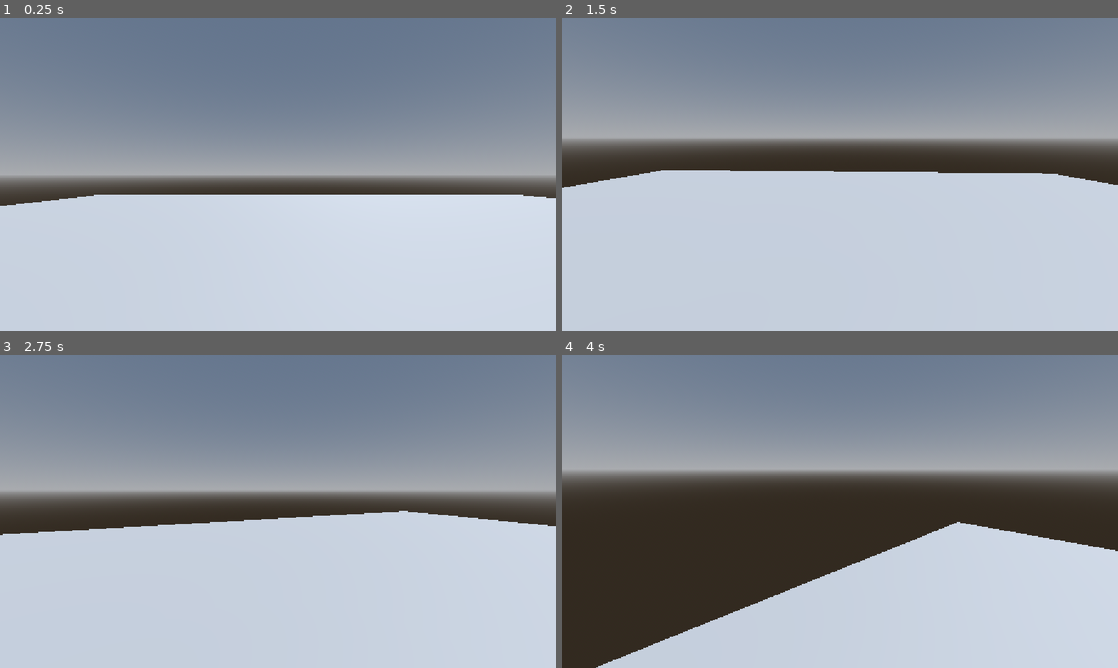
Above: before the commit, frames 1-4 (two rows, left to right).
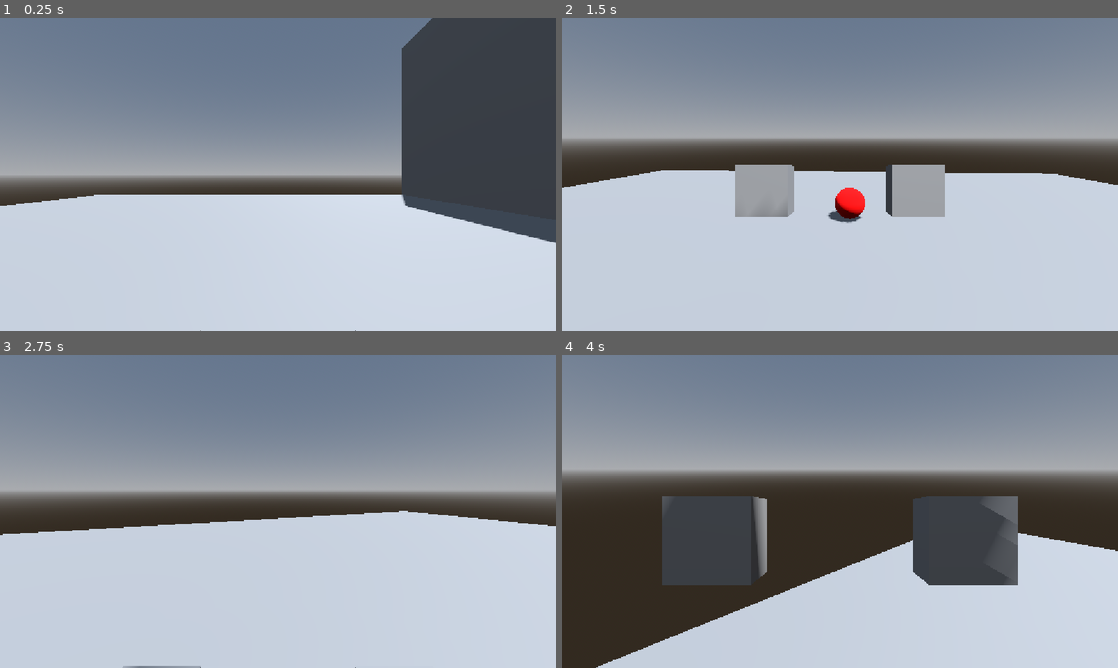
Above: after the commit, the same moments.

Repository: Kasairoo/DervilBallHackclubHaven
Game: Godot game, scene res://Test Dump/base_scene.tscn
Two runs of this game, one before a commit and one after it. Both use one fixed random seed, a clock stepped at 60 frames per second and the inputs below.
Inputs (mouse positions are in pixels of both pictures, inside the frame that each line leads up to):
- Up to frame 1 (0.25 s): no input
- Up to frame 2 (1.5 s): tap Enter (ui_accept) at 0.5, 0.77 s; move the mouse to (962, 158) at 0.52 s; hold D (PlayerRight) 0.53-1.28 s; click (962, 158) at 0.6 s; move the mouse to (812, 174) at 1.27 s; hold W (PlayerForward) from 1.28 s (still down); click (812, 174) at 1.35 s
- Up to frame 3 (2.75 s): keep holding W (PlayerForward); tap Enter (ui_accept) at 1.52 s; move the mouse to (289, 505) at 2.02 s; click (289, 505) at 2.1 s
- Up to frame 4 (4 s): keep holding W (PlayerForward); move the mouse to (834, 517) at 2.77 s; click (834, 517) at 2.85 s; tap Enter (ui_accept) at 3.02, 3.77 s; move the mouse to (878, 514) at 3.52 s; click (878, 514) at 3.6 s

The runs differ from the first frame. In frame 1, 17% of the frame differs, in the area x 36-100%, y 0-100%; in frame 2, 4.1%; in frame 3, less than 0.1%; in frame 4, 10%.

Commit message:
Pushing Added
You can now push the ball and stuff, all cool all very nice.

Diff:
--- a/devil-ball-hackclub-haven/Objects/Player/PlayerController.gd
+++ b/devil-ball-hackclub-haven/Objects/Player/PlayerController.gd
@@ -4,11 +4,19 @@
 const SPEED = 5.0
 const JUMP_VELOCITY = 4.5
 
+@export var Pusher : GamePusher
+
 var CoyoteTime = 0.0
 var JumpBuffer = 0.0
-
+var PushDelay = 0.0
 
 func _physics_process(delta: float) -> void:
+
+	PushDelay -= delta
+
+	if Input.is_action_just_pressed("PlayerClick") and PushDelay < 0.05:
+		PushDelay = 0.5
+		Pusher.Trigger()
 
 	CoyoteTime -= delta
 	JumpBuffer -= delta
--- a/devil-ball-hackclub-haven/Objects/Player/player.tscn
+++ b/devil-ball-hackclub-haven/Objects/Player/player.tscn
@@ -2,6 +2,7 @@
 
 [ext_resource type="Script" uid="uid://df413gho3k842" path="res://Objects/Player/camera.gd" id="1_156m4"]
 [ext_resource type="Script" uid="uid://2eamdd6mlclp" path="res://Objects/Player/PlayerController.gd" id="1_yw17q"]
+[ext_resource type="PackedScene" uid="uid://mb4qhfti3lx6" path="res://Objects/Player/pushinator.tscn" id="3_l2ya6"]
 
 [sub_resource type="CapsuleShape3D" id="CapsuleShape3D_lxh4r"]
 radius = 0.3701172
@@ -10,8 +11,9 @@
 
 [node name="Player" type="Node3D" unique_id=1311379251]
 
-[node name="PlayerBody" type="CharacterBody3D" parent="." unique_id=386292148]
+[node name="PlayerBody" type="CharacterBody3D" parent="." unique_id=386292148 node_paths=PackedStringArray("Pusher")]
 script = ExtResource("1_yw17q")
+Pusher = NodePath("Camera/Pushinator")
 
 [node name="PlayerCollision" type="CollisionShape3D" parent="PlayerBody" unique_id=990403426]
 shape = SubResource("CapsuleShape3D_lxh4r")
@@ -24,3 +26,5 @@
 script = ExtResource("1_156m4")
 XPivot = NodePath("..")
 YPivot = NodePath(".")
+
+[node name="Pushinator" parent="PlayerBody/Camera" unique_id=1541510130 instance=ExtResource("3_l2ya6")]
--- /dev/null
+++ b/devil-ball-hackclub-haven/Objects/Player/pushinator.gd
@@ -0,0 +1,27 @@
+extends Node3D
+
+class_name GamePusher
+
+@export var CollisionBox : ShapeCast3D
+
+var PushBuffer = 0.0
+var PushedList : Array
+
+func _process(delta: float) -> void:
+	PushBuffer -= delta
+	if PushBuffer > 0.0:
+		if CollisionBox.is_colliding():
+			for i in range(CollisionBox.get_collision_count()):
+				var Target = CollisionBox.get_collider(i)
+				print(Target)
+				if Target is RigidBody3D and !PushedList.has(Target):
+					PushedList.append(Target)
+					Target.linear_velocity = global_basis.z * -12
+					Target.linear_velocity.y += 5
+
+func Trigger():
+	$AnimationPlayer.play("RESET")
+	$AnimationPlayer.play("Push")
+
+	PushedList.clear()
+	PushBuffer = 0.15
--- /dev/null
+++ b/devil-ball-hackclub-haven/Objects/Player/pushinator.tscn
@@ -0,0 +1,90 @@
+[gd_scene format=3 uid="uid://mb4qhfti3lx6"]
+
+[ext_resource type="Script" uid="uid://bg0u0j8wrmjgg" path="res://Objects/Player/pushinator.gd" id="1_s5rq6"]
+
+[sub_resource type="BoxMesh" id="BoxMesh_lxh4r"]
+size = Vector3(0.2, 0.2, 0.1)
+
+[sub_resource type="Animation" id="Animation_lf388"]
+resource_name = "Push"
+step = 0.1
+tracks/0/type = "value"
+tracks/0/imported = false
+tracks/0/enabled = true
+tracks/0/path = NodePath("Left Arm:position")
+tracks/0/interp = 2
+tracks/0/loop_wrap = true
+tracks/0/keys = {
+"times": PackedFloat32Array(2.9802322e-08, 0.099999994, 0.4, 0.6),
+"transitions": PackedFloat32Array(1, 1, 1, 1),
+"update": 0,
+"values": [Vector3(-0.3, -0.1, -0.478), Vector3(-0.3, -0.06625247, -0.8), Vector3(-0.3, -0.1, -0.478), Vector3(-0.3, -0.5007762, -0.4783746)]
+}
+tracks/1/type = "value"
+tracks/1/imported = false
+tracks/1/enabled = true
+tracks/1/path = NodePath("Right Arm:position")
+tracks/1/interp = 2
+tracks/1/loop_wrap = true
+tracks/1/keys = {
+"times": PackedFloat32Array(0, 0.099999994, 0.39999998, 0.6),
+"transitions": PackedFloat32Array(1, 1, 1, 1),
+"update": 0,
+"values": [Vector3(0.3, -0.1, -0.478), Vector3(0.3, -0.06625247, -0.8), Vector3(0.3, -0.1, -0.478), Vector3(0.3, -0.5007762, -0.4783746)]
+}
+
+[sub_resource type="Animation" id="Animation_s5rq6"]
+length = 0.001
+tracks/0/type = "value"
+tracks/0/imported = false
+tracks/0/enabled = true
+tracks/0/path = NodePath("Left Arm:position")
+tracks/0/interp = 1
+tracks/0/loop_wrap = true
+tracks/0/keys = {
+"times": PackedFloat32Array(0),
+"transitions": PackedFloat32Array(1),
+"update": 0,
+"values": [Vector3(-0.3, -0.5007762, -0.4783746)]
+}
+tracks/1/type = "value"
+tracks/1/imported = false
+tracks/1/enabled = true
+tracks/1/path = NodePath("Right Arm:position")
+tracks/1/interp = 1
+tracks/1/loop_wrap = true
+tracks/1/keys = {
+"times": PackedFloat32Array(0),
+"transitions": PackedFloat32Array(1),
+"update": 0,
+"values": [Vector3(0.3, -0.5007762, -0.4783746)]
+}
+
+[sub_resource type="AnimationLibrary" id="AnimationLibrary_q0tre"]
+_data = {
+&"Push": SubResource("Animation_lf388"),
+&"RESET": SubResource("Animation_s5rq6")
+}
+
+[sub_resource type="BoxShape3D" id="BoxShape3D_lxh4r"]
+size = Vector3(1, 2, 1)
+
+[node name="Pushinator" type="Node3D" unique_id=1541510130 node_paths=PackedStringArray("CollisionBox")]
+script = ExtResource("1_s5rq6")
+CollisionBox = NodePath("CollisionBox")
+
+[node name="Right Arm" type="MeshInstance3D" parent="." unique_id=1819271286]
+transform = Transform3D(1, 0, 0, 0, 1, 0, 0, 0, 1, 0.3, -0.5007762, -0.4783746)
+mesh = SubResource("BoxMesh_lxh4r")
+
+[node name="Left Arm" type="MeshInstance3D" parent="." unique_id=573867326]
+transform = Transform3D(1, 0, 0, 0, 1, 0, 0, 0, 1, -0.3, -0.5007762, -0.4783746)
+mesh = SubResource("BoxMesh_lxh4r")
+
+[node name="AnimationPlayer" type="AnimationPlayer" parent="." unique_id=80546250]
+libraries/ = SubResource("AnimationLibrary_q0tre")
+
+[node name="CollisionBox" type="ShapeCast3D" parent="." unique_id=1216888095]
+transform = Transform3D(1, 0, 0, 0, 1, 0, 0, 0, 1, 0, 0, -0.88553)
+shape = SubResource("BoxShape3D_lxh4r")
+target_position = Vector3(0, 0, 0)
--- a/devil-ball-hackclub-haven/Test Dump/base_scene.tscn
+++ b/devil-ball-hackclub-haven/Test Dump/base_scene.tscn
@@ -1,6 +1,7 @@
 [gd_scene format=3 uid="uid://yir4lm4fnf0i"]
 
 [ext_resource type="PackedScene" uid="uid://bmk4cssn4j87d" path="res://Objects/Player/player.tscn" id="1_36rt7"]
+[ext_resource type="PackedScene" uid="uid://btfa7bwad2bnp" path="res://Test Dump/test_ball.tscn" id="2_mg2k8"]
 
 [sub_resource type="ProceduralSkyMaterial" id="ProceduralSkyMaterial_36rt7"]
 sky_horizon_color = Color(0.66224277, 0.6717428, 0.6867428, 1)
@@ -29,5 +30,12 @@
 transform = Transform3D(1, 0, 0, 0, 1, 0, 0, 0, 1, 0, -1.8271171, 0)
 size = Vector3(30, 1, 30)
 
+[node name="CSGBox3D2" type="CSGBox3D" parent="CSGCombiner3D" unique_id=1835488853]
+transform = Transform3D(1, 0, 0, 0, 1, 0, 0, 0, 1, 10.914124, 3.8529062, 0)
+size = Vector3(8.171753, 10.724182, 30)
+
 [node name="Player" parent="." unique_id=1311379251 instance=ExtResource("1_36rt7")]
 transform = Transform3D(1, 0, 0, 0, 1, 0, 0, 0, 1, -2.1306024, -1.1920929e-07, -0.30080104)
+
+[node name="TestBall" parent="." unique_id=312142065 instance=ExtResource("2_mg2k8")]
+transform = Transform3D(1, 0, 0, 0, 1, 0, 0, 0, 1, -5.820137, -0.8271172, -0.19320536)
--- /dev/null
+++ b/devil-ball-hackclub-haven/Test Dump/test_ball.gd
@@ -0,0 +1 @@
+extends RigidBody3D
--- /dev/null
+++ b/devil-ball-hackclub-haven/Test Dump/test_ball.tscn
@@ -0,0 +1,25 @@
+[gd_scene format=3 uid="uid://btfa7bwad2bnp"]
+
+[ext_resource type="Script" uid="uid://dyn63rmn0efm1" path="res://Test Dump/test_ball.gd" id="1_80swg"]
+
+[sub_resource type="PhysicsMaterial" id="PhysicsMaterial_80swg"]
+bounce = 0.49
+
+[sub_resource type="StandardMaterial3D" id="StandardMaterial3D_s5rq6"]
+albedo_color = Color(1, 0, 0, 1)
+
+[sub_resource type="SphereMesh" id="SphereMesh_lxh4r"]
+material = SubResource("StandardMaterial3D_s5rq6")
+
+[sub_resource type="SphereShape3D" id="SphereShape3D_xdrwm"]
+
+[node name="TestBall" type="RigidBody3D" unique_id=312142065]
+physics_material_override = SubResource("PhysicsMaterial_80swg")
+center_of_mass_mode = 1
+script = ExtResource("1_80swg")
+
+[node name="MeshInstance3D" type="MeshInstance3D" parent="." unique_id=851565538]
+mesh = SubResource("SphereMesh_lxh4r")
+
+[node name="CollisionShape3D" type="CollisionShape3D" parent="." unique_id=278712089]
+shape = SubResource("SphereShape3D_xdrwm")
--- a/devil-ball-hackclub-haven/project.godot
+++ b/devil-ball-hackclub-haven/project.godot
@@ -52,6 +52,12 @@
 "events": [Object(InputEventKey,"resource_local_to_scene":false,"resource_name":"","device":-1,"window_id":0,"alt_press …(191 unchanged characters)…
 ]
 }
+PlayerClick={
+"deadzone": 0.2,
+"events": [Object(InputEventMouseButton,"resource_local_to_scene":false,"resource_name":"","device":-1,"window_id":0,"alt_pressed":false,"shift_pressed":false,"ctrl_pressed":false,"meta_pressed":false,"button_mask":0,"position":Vector2(0, 0),"global_position":Vector2(0, 0),"factor":1.0,"button_index":1,"canceled":false,"pressed":false,"double_click":false,"script":null)
+, Object(InputEventMouseButton,"resource_local_to_scene":false,"resource_name":"","device":-1,"window_id":0,"alt_pressed":false,"shift_pressed":false,"ctrl_pressed":false,"meta_pressed":false,"button_mask":0,"position":Vector2(0, 0),"global_position":Vector2(0, 0),"factor":1.0,"button_index":2,"canceled":false,"pressed":false,"double_click":false,"script":null)
+]
+}
 
 [physics]
 
Not shown, added: devil-ball-hackclub-haven/Objects/Player/pushinator.gd.uid
Not shown, added: devil-ball-hackclub-haven/Test Dump/test_ball.gd.uid
